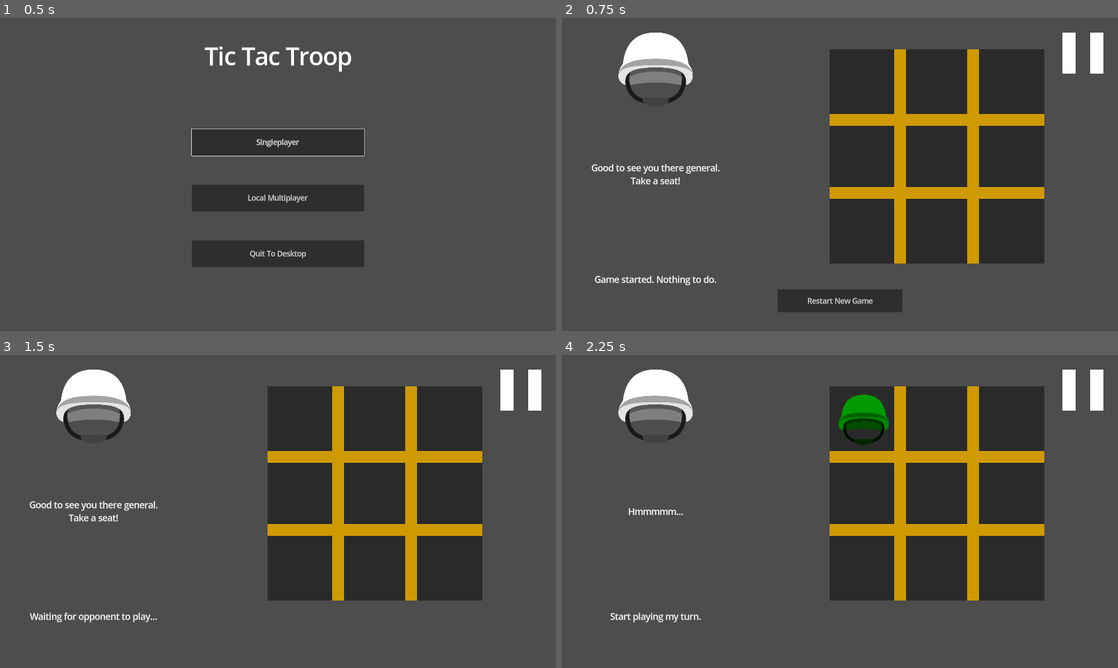
Above: before the commit, frames 1-4 (two rows, left to right).
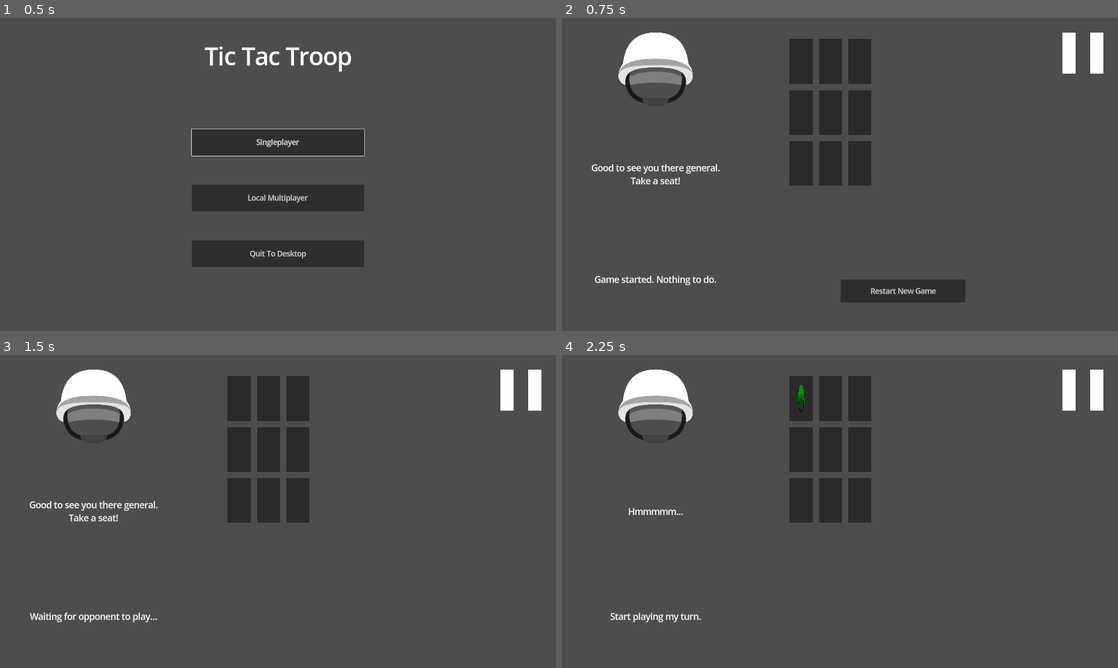
Above: after the commit, the same moments.

Repository: AlixBarreaux/tic-tac-two
Game: Godot game, scene res://scenes/main_menu.tscn
The game is run twice, just before and just after one commit, with the same random seed, the same clock (stepped at 60 frames per second) and the same inputs. The engine's default icon, where the game draws it, is replaced by a stand-in: a white triangle on a blue panel in a dark square.
Inputs (mouse positions are in pixels of both pictures, inside the frame that each line leads up to; where the layout moved, square brackets give the same spot in the first picture):
- Up to frame 1 (0.5 s): no input
- Up to frame 2 (0.75 s): click "Singleplayer" at 0.5 s
- Up to frame 3 (1.5 s): click "Restart New Game" at 1.25 s
- Up to frame 4 (2.25 s): click (801, 398) [862, 420] at 2 s

Frame 1 is identical in both runs. In frame 2, 29% of the frame differs, in the area x 38-87%, y 6-94%; in frame 3, 27%; in frame 4, 27%.

Commit message:
Feat: On win, color winning cells
/utils/static/colors.gd contains colors to use in scripts for easier changes.

Diff:
--- a/autoloads/scripts/events.gd
+++ b/autoloads/scripts/events.gd
@@ -8,4 +8,4 @@
 signal turn_data_updated
 signal board_assigned_cell
 # Player id determining who won
-signal game_over(id: int)
+signal game_over(id: int, winning_cells_board_idxs: Array)
--- a/scenes/board.tscn
+++ b/scenes/board.tscn
@@ -5,8 +5,13 @@
 [ext_resource type="PackedScene" uid="uid://bhtq284xo77wu" path="res://scenes/buttons/button_cell.tscn" id="3_mmx53"]
 
 [node name="Board" type="GridContainer"]
-offset_right = 740.0
-offset_bottom = 740.0
+anchors_preset = -1
+anchor_right = 0.385
+anchor_bottom = 0.685
+offset_right = 0.799988
+offset_bottom = 0.199951
+grow_horizontal = 2
+grow_vertical = 2
 theme = ExtResource("1_qyuuk")
 theme_override_constants/h_separation = 20
 theme_override_constants/v_separation = 20
--- a/scenes/buttons/button_cell.tscn
+++ b/scenes/buttons/button_cell.tscn
@@ -14,8 +14,6 @@
 theme_type_variation = &"ButtonCell"
 script = ExtResource("3_sg63j")
 neutral_cell_color = Color(1, 1, 1, 0)
-player_1_pawn_color = Color(0, 0.6, 0, 1)
-player_2_pawn_color = Color(0.652, 0, 0, 1)
 cell_owner = 0
 
 [node name="Control" type="MarginContainer" parent="." index="0"]
--- a/scenes/game.tscn
+++ b/scenes/game.tscn
@@ -4,10 +4,10 @@
 [ext_resource type="PackedScene" uid="uid://dpaof16kehnxo" path="res://scenes/player-ai/player_ai.tscn" id="1_vmxub"]
 [ext_resource type="PackedScene" uid="uid://b3655ngv0pjo" path="res://scenes/pause_menu_ui.tscn" id="3_dlpvo"]
 [ext_resource type="PackedScene" uid="uid://bxlgmw188h5pr" path="res://scenes/board.tscn" id="3_vt8gt"]
+[ext_resource type="PackedScene" uid="uid://by1nw6fqdvbne" path="res://scenes/board_line.tscn" id="4_k4im5"]
 [ext_resource type="PackedScene" uid="uid://byutktnrtvntg" path="res://scenes/buttons/new_game_button.tscn" id="5_chsv5"]
-[ext_resource type="Theme" uid="uid://chvdfaqu3vjd2" path="res://resources/themes/main_theme.tres" id="5_dx5ny"]
-[ext_resource type="Texture2D" uid="uid://oqd0lphphemd" path="res://miscellaneous/icon.svg" id="8_4tko7"]
-[ext_resource type="PackedScene" uid="uid://11ygylndhtf0" path="res://ai_speech_menu_ui.tscn" id="8_6pdlv"]
+[ext_resource type="PackedScene" uid="uid://bslxivnedmnjl" path="res://winning_line_2d.tscn" id="7_fx8f4"]
+[ext_resource type="PackedScene" uid="uid://11ygylndhtf0" path="res://scenes/ai_speech_menu_ui.tscn" id="8_6pdlv"]
 
 [node name="Game" type="Node"]
 script = ExtResource("1_cu8r4")
@@ -16,26 +16,34 @@
 
 [node name="CanvasLayer" type="CanvasLayer" parent="."]
 
+[node name="AISpeechMenuUI" parent="CanvasLayer" instance=ExtResource("8_6pdlv")]
+unique_name_in_owner = true
+
 [node name="BoardZone" type="Control" parent="CanvasLayer"]
 layout_mode = 3
-anchor_left = 0.312
-anchor_top = 0.099
-anchor_right = 0.695
-anchor_bottom = 0.784
-offset_left = 325.96
-offset_top = 0.0799942
-offset_right = 330.6
-offset_bottom = 0.279968
+anchor_left = 0.409
+anchor_top = 0.068
+anchor_right = 0.794
+anchor_bottom = 0.753
+offset_left = -0.280029
+offset_top = -0.440002
+offset_right = 0.519897
+offset_bottom = -0.240051
 grow_horizontal = 2
 grow_vertical = 2
 mouse_filter = 2
 
+[node name="WinningLine2D" parent="CanvasLayer/BoardZone" instance=ExtResource("7_fx8f4")]
+z_index = 1
+points = PackedVector2Array(117, 117, 624, 624)
+
 [node name="Board" parent="CanvasLayer/BoardZone" instance=ExtResource("3_vt8gt")]
 unique_name_in_owner = true
-layout_mode = 0
+layout_mode = 1
+offset_right = 0.0
+offset_bottom = 0.0
 
 [node name="BoardLines" type="Control" parent="CanvasLayer/BoardZone"]
-modulate = Color(0.807843, 0.603922, 0, 1)
 layout_mode = 1
 anchors_preset = 15
 anchor_right = 1.0
@@ -44,88 +52,45 @@
 grow_vertical = 2
 mouse_filter = 2
 
-[node name="Panel" type="Panel" parent="CanvasLayer/BoardZone/BoardLines"]
+[node name="BoardLine1" parent="CanvasLayer/BoardZone/BoardLines" instance=ExtResource("4_k4im5")]
 layout_mode = 1
-anchors_preset = -1
-anchor_left = 0.64
-anchor_right = 0.695
-anchor_bottom = 1.0
-offset_left = -250.6
-offset_right = -251.3
-offset_bottom = 6.10352e-05
-grow_horizontal = 2
-grow_vertical = 2
-size_flags_horizontal = 3
-size_flags_vertical = 3
-theme = ExtResource("5_dx5ny")
-theme_type_variation = &"OpaquePanel"
+offset_left = 224.0
+offset_right = 223.3
+grow_horizontal = 1
+grow_vertical = 1
 
-[node name="Panel2" type="Panel" parent="CanvasLayer/BoardZone/BoardLines"]
+[node name="BoardLine2" parent="CanvasLayer/BoardZone/BoardLines" instance=ExtResource("4_k4im5")]
 layout_mode = 1
-anchors_preset = -1
-anchor_left = 0.64
-anchor_right = 0.695
-anchor_bottom = 1.0
-offset_left = 0.400024
-offset_right = -0.299988
-offset_bottom = 6.10352e-05
-grow_horizontal = 2
-grow_vertical = 2
-size_flags_horizontal = 3
-size_flags_vertical = 3
-theme = ExtResource("5_dx5ny")
-theme_type_variation = &"OpaquePanel"
+offset_left = 477.0
+offset_right = 476.3
+grow_horizontal = 1
+grow_vertical = 1
 
-[node name="Panel3" type="Panel" parent="CanvasLayer/BoardZone/BoardLines"]
+[node name="BoardLine3" parent="CanvasLayer/BoardZone/BoardLines" instance=ExtResource("4_k4im5")]
 layout_mode = 1
-anchors_preset = -1
-anchor_left = -0.002
-anchor_top = 0.303
-anchor_right = 1.0
-anchor_bottom = 0.357
-offset_left = 741.48
-offset_top = -0.220001
-offset_right = 40.0
-offset_bottom = 700.82
-grow_horizontal = 2
-grow_vertical = 2
+offset_left = 740.0
+offset_top = 224.0
+offset_right = 739.3
+offset_bottom = 224.0
+grow_horizontal = 1
+grow_vertical = 1
 rotation = 1.57079
-size_flags_horizontal = 3
-size_flags_vertical = 3
-theme = ExtResource("5_dx5ny")
-theme_type_variation = &"OpaquePanel"
 
-[node name="Panel4" type="Panel" parent="CanvasLayer/BoardZone/BoardLines"]
+[node name="BoardLine4" parent="CanvasLayer/BoardZone/BoardLines" instance=ExtResource("4_k4im5")]
 layout_mode = 1
-anchors_preset = -1
-anchor_top = 0.643
-anchor_right = 0.997
-anchor_bottom = 0.698
 offset_left = 740.0
-offset_top = 0.180023
-offset_right = 42.22
-offset_bottom = 700.48
-grow_horizontal = 2
-grow_vertical = 2
+offset_top = 476.0
+offset_right = 739.3
+offset_bottom = 476.0
+grow_horizontal = 1
+grow_vertical = 1
 rotation = 1.57079
-size_flags_horizontal = 3
-size_flags_vertical = 3
-theme = ExtResource("5_dx5ny")
-theme_type_variation = &"OpaquePanel"
-
-[node name="NewGameButton" parent="CanvasLayer" instance=ExtResource("5_chsv5")]
 
 [node name="PauseMenuUI" parent="CanvasLayer" instance=ExtResource("3_dlpvo")]
 visible = false
 
-[node name="TextureRect2" type="TextureRect" parent="CanvasLayer"]
-visible = false
-offset_left = 110.0
-offset_top = 674.0
-offset_right = 537.0
-offset_bottom = 802.0
-texture = ExtResource("8_4tko7")
-stretch_mode = 3
-
-[node name="AISpeechMenuUI" parent="CanvasLayer" instance=ExtResource("8_6pdlv")]
-unique_name_in_owner = true
+[node name="NewGameButton" parent="CanvasLayer" instance=ExtResource("5_chsv5")]
+offset_left = 3.0
+offset_top = -177.0
+offset_right = 433.0
+offset_bottom = -98.0
--- a/scripts/board.gd
+++ b/scripts/board.gd
@@ -36,7 +36,7 @@
 
 
 func check_if_game_is_over() -> void:
-	for alignment_array in BoardUtils.get_winning_cell_lines():
+	for alignment_array in BoardUtils.get_winning_cells_line():
 		var next_cell_owner: int = 0
 		var previous_cell_owner: int = 0
 
@@ -73,14 +73,14 @@
 					## 2nd and 3rd cells match
 					print("Player ", previous_cell_owner, " wiiiiiiiiiiiiiiiiiiiiiiiiiiiiiiiiiiiiiiiiiiiiiiiiiiiiiiiiiins!")
 					is_game_over = true
-					Events.game_over.emit(previous_cell_owner)
+					Events.game_over.emit(previous_cell_owner, alignment_array)
 					return
 				else:
 					## 2nd and 3rd cells mismatch
 					break
 	## Check for tie match
 	if not EnumCellOwners.CellOwners.NEUTRAL in cells:
-		Events.game_over.emit(0)
+		Events.game_over.emit(0, [])
 		print("Tiiiiiiiiiiiiiiiiiiiiiiiiiiiiiiiiiiiiiiiiiiiiiiiiiiiiiie!")
 
 
--- a/scripts/button_cell.gd
+++ b/scripts/button_cell.gd
@@ -3,8 +3,8 @@
 
 
 @export var neutral_cell_color: Color = Color(1.0, 1.0, 1.0, 0.0)
-@export var player_1_pawn_color: Color = Color(0.0, 0.600, 0.0, 1.0)
-@export var player_2_pawn_color: Color = Color(0.652, 0.0, 0.0, 1.0)
+var player_1_pawn_color: Color = Colors.get_player_one_color()
+var player_2_pawn_color: Color = Colors.get_player_two_color()
 
 
 @onready var texture_rect: TextureRect = $Control/TextureRect
@@ -68,9 +68,15 @@
 
 var is_game_over: bool = false
 
-func on_game_over(id: int) -> void:
+func on_game_over(_id: int, winning_cells_line: Array) -> void:
 	self.disable()
 	is_game_over = true
+
+	# Higlight if is winning cell
+	if not self.cell_idx in winning_cells_line:
+		if self.cell_owner == EnumCellOwners.CellOwners.NEUTRAL:
+			return
+		self.texture_rect.modulate.a = 0.5
 
 
 func on_turn_data_updated() -> void:
--- a/scripts/new_game_button.gd
+++ b/scripts/new_game_button.gd
@@ -11,7 +11,7 @@
 	self.hide()
 
 
-func on_game_over(_player_id: int) -> void:
+func on_game_over(_player_id: int, _winning_cells_line: Array) -> void:
 	self.show()
 
 
--- a/scripts/player_ai.gd
+++ b/scripts/player_ai.gd
@@ -51,7 +51,7 @@
 	self.check_if_its_turn_to_play()
 
 
-func on_game_over(received_player_id: int) -> void:
+func on_game_over(received_player_id: int, _winning_cells_line: Array) -> void:
 	is_game_over = true
 
 	if received_player_id == 0:
@@ -104,7 +104,7 @@
 
 	var board_line_to_check: Array = []
 
-	for winning_line_array in BoardUtils.get_winning_cell_lines():
+	for winning_line_array in BoardUtils.get_winning_cells_line():
 		board_line_to_check = []
 		var iterations_count: int = 0
 
@@ -137,7 +137,7 @@
 	var possible_combinations: Array = []
 
 	# CAREFUL! TAKE A RANDOM SOLUTION IF MULTIPLE POSSIBLE!
-	for winning_line_array in BoardUtils.get_winning_cell_lines():
+	for winning_line_array in BoardUtils.get_winning_cells_line():
 		board_line_to_check = []
 		var iterations_count: int = 0
 
--- a/utils/static/board_utils.gd
+++ b/utils/static/board_utils.gd
@@ -4,7 +4,7 @@
 
 ## Returns all possible combinations to win, used to determine which player won.
 ## Each array represents a line which contains indexes to use in the var cells.
-static func get_winning_cell_lines() -> Array:
+static func get_winning_cells_line() -> Array:
 	const WINNING_CELLS_LINES: Array = [
 		[0, 1, 2],
 		[3, 4, 5],
--- /dev/null
+++ b/utils/static/colors.gd
@@ -0,0 +1,14 @@
+extends Node
+class_name Colors
+
+
+static func get_neutral_color() -> Color:
+	return Color(1.0, 1.0, 1.0, 1.0)
+
+
+static func get_player_one_color() -> Color:
+	return Color(0.0, 0.600, 0.0, 1.0)
+
+
+static func get_player_two_color() -> Color:
+	return Color(0.652, 0.0, 0.0, 1.0)
--- /dev/null
+++ b/winning_line_2d.gd
@@ -0,0 +1,35 @@
+extends Line2D
+class_name WinningLine2D
+
+
+@onready var board: Board = %Board
+
+
+func trace_colored_line_on_winning_cells(id: int, winning_cells_board_idxs: Array) -> void:
+	if id == 1:
+		self.set_modulate(Colors.get_player_one_color())
+	elif id == 2:
+		self.set_modulate(Colors.get_player_two_color())
+	else:
+		# Don't trace a colored line
+		return
+
+	var first_cell: ButtonCell = board.get_child(winning_cells_board_idxs[0])
+	var last_cell: ButtonCell = board.get_child(winning_cells_board_idxs[winning_cells_board_idxs.size() - 1])
+	var first_point_position: Vector2 = first_cell.get_position() + (first_cell.get_size() / 2)
+	var last_point_position: Vector2 = last_cell.get_position() + (last_cell.get_size() / 2)
+
+	self.set_points([first_point_position, last_point_position])
+
+
+func on_new_game_started() -> void:
+	self.set_points([])
+
+
+func on_game_over(id: int, winning_cells_board_idxs: Array) -> void:
+	self.trace_colored_line_on_winning_cells(id, winning_cells_board_idxs)
+
+
+func _ready() -> void:
+	Events.new_game_started.connect(on_new_game_started)
+	Events.game_over.connect(on_game_over)
--- /dev/null
+++ b/winning_line_2d.tscn
@@ -0,0 +1,11 @@
+[gd_scene load_steps=2 format=3 uid="uid://bslxivnedmnjl"]
+
+[ext_resource type="Script" path="res://winning_line_2d.gd" id="1_iwwox"]
+
+[node name="WinningLine2D" type="Line2D"]
+points = PackedVector2Array(0, 0, 80, 0)
+width = 60.0
+begin_cap_mode = 2
+end_cap_mode = 2
+antialiased = true
+script = ExtResource("1_iwwox")
